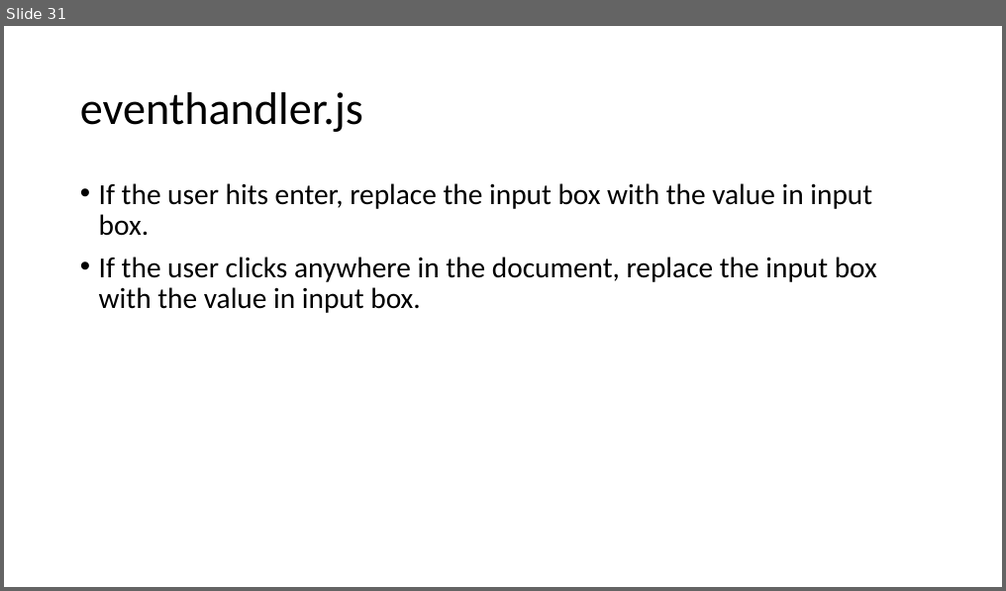
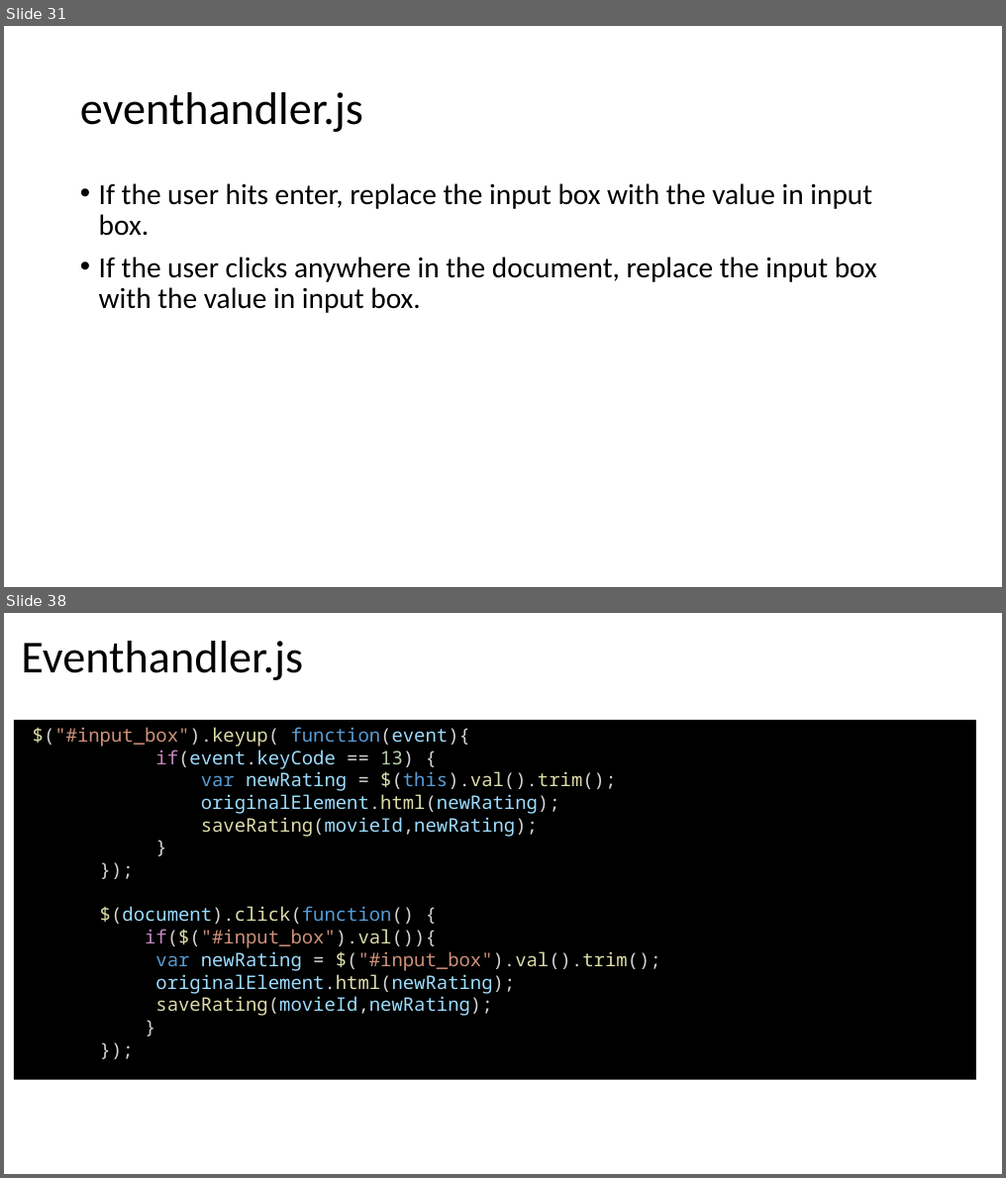
Before and after one commit to DivyaKampalli/movie-rating, a slide deck: Fullstack Tutorial.pptx. Shown one above the other, each under a label of ours: slide 31 before the commit, slides 31 and 38 after it; the slides between them are not shown. The pictures are 1006x591 and 1006x1178 pixels, drawn with LibreOffice and Linux fonts; fonts in the diff are those of the drawing. Boxes give left, top, right and bottom in pixels: in the first picture for what was removed or moved away, otherwise in the second. Text is boxed around its words. In the diff, an @@ line names an element or a change of style, - is before the commit and + after.

```diff
--- a/Fullstack Tutorial.pptx
+++ b/Fullstack Tutorial.pptx
@@ slide 38 added at (4,613,1002,1174), background #FFFFFF @@
@@ text added at (21,641,303,680), 44 pt, text #000000 @@
+Eventhandler.js
@@ rectangle added at (14,720,976,1080), fill #000000, 18 pt, text #9CDCFE @@
+$("#input_box").keyup( function(event){
+if(event.keyCode == 13) {
+var newRating = $(this).val().trim();
+originalElement.html(newRating);
+saveRating(movieId,newRating);
+}
+});
+$(document).click(function() {
+if($("#input_box").val()){
+var newRating = $("#input_box").val().trim();
+originalElement.html(newRating);
+saveRating(movieId,newRating);
+}
+});
```
Also in this commit, not shown: 1 slide changed, 8 other slides added, 2 other files.
